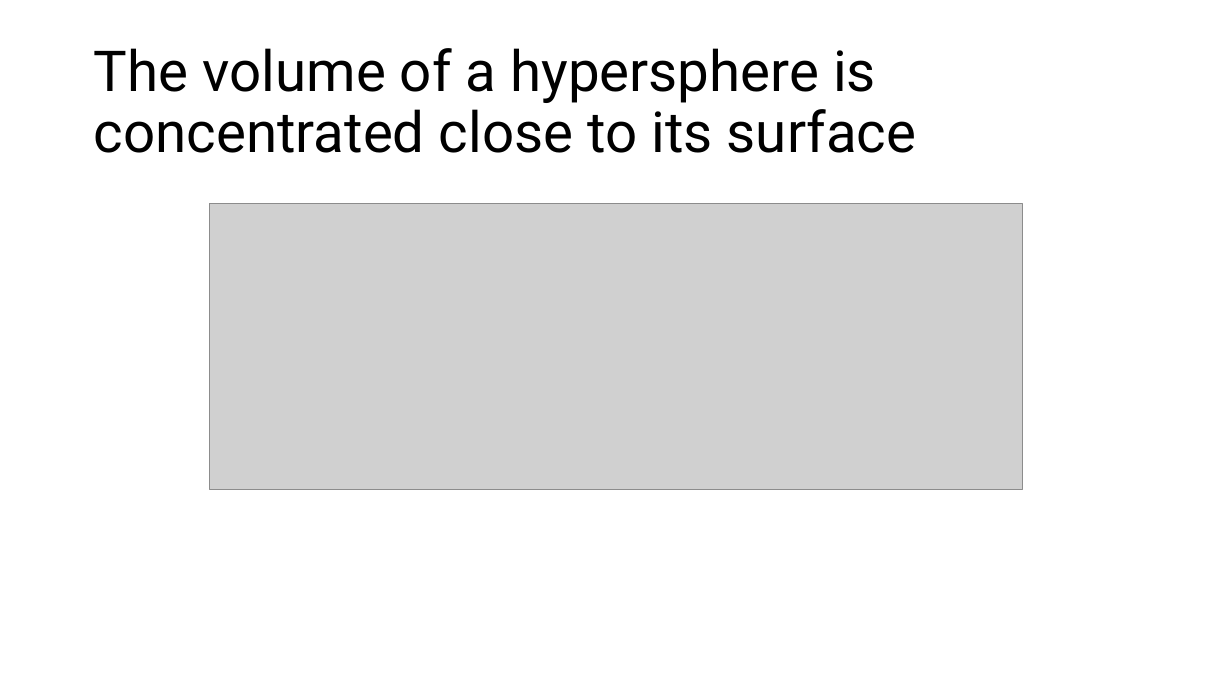
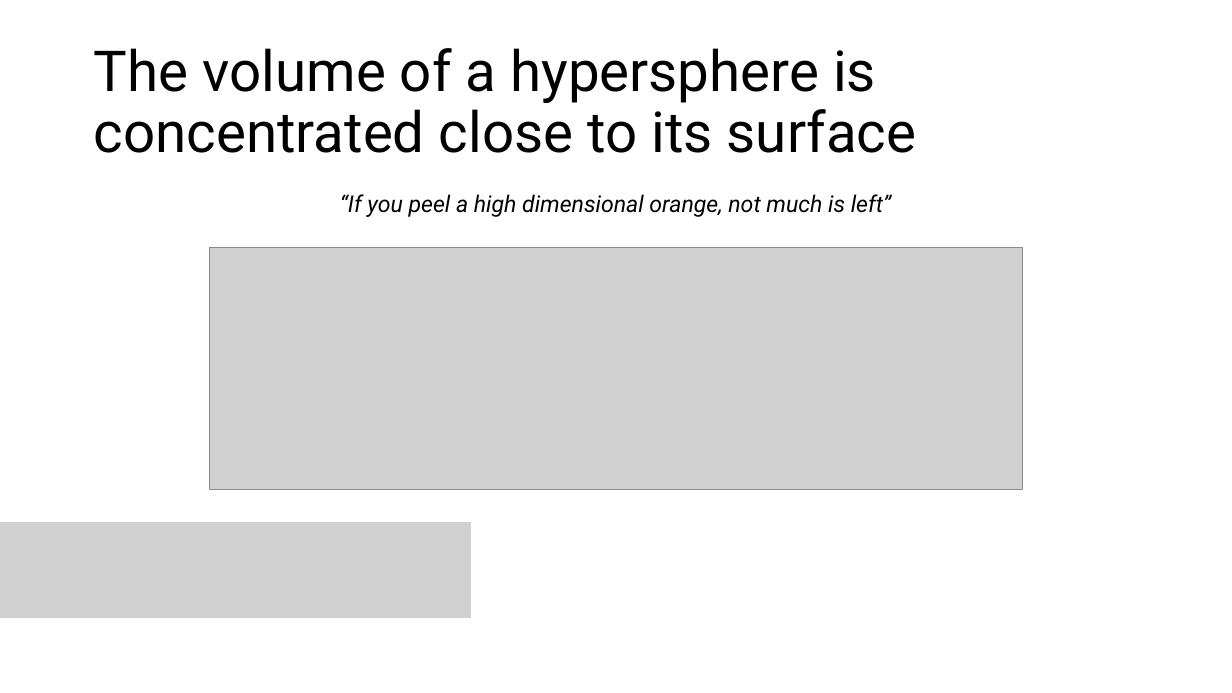
Before and after one commit to HuwWDay/BlurseOfDimensionality, a slide deck: slide 6 of The Blurse of Dimensionality.pptx (slide 8 before the commit). Drawn at 1232x693 pixels with LibreOffice and Linux fonts; fonts in the diff are those of the drawing; grey boxes stand for pictures. Boxes give left, top, right and bottom in pixels: in the first picture for what was removed or moved away, otherwise in the second. Text is boxed around its words. In the diff, an @@ line names an element or a change of style, - is before the commit and + after.

```diff
--- a/The Blurse of Dimensionality.pptx
+++ b/The Blurse of Dimensionality.pptx
@@ text added at (340, 194, 892, 217), 18 pt, text #000000, italic @@
+“If you peel a high dimensional orange, not much is left”
@@ picture: place and size @@
-picture at (210, 203, 1022, 489)
+picture at (210, 248, 1022, 490)
@@ picture added at (0, 522, 471, 617) @@
```
Also in this commit, not shown: 9 other slides changed, 5 slides added, 4 other files.
